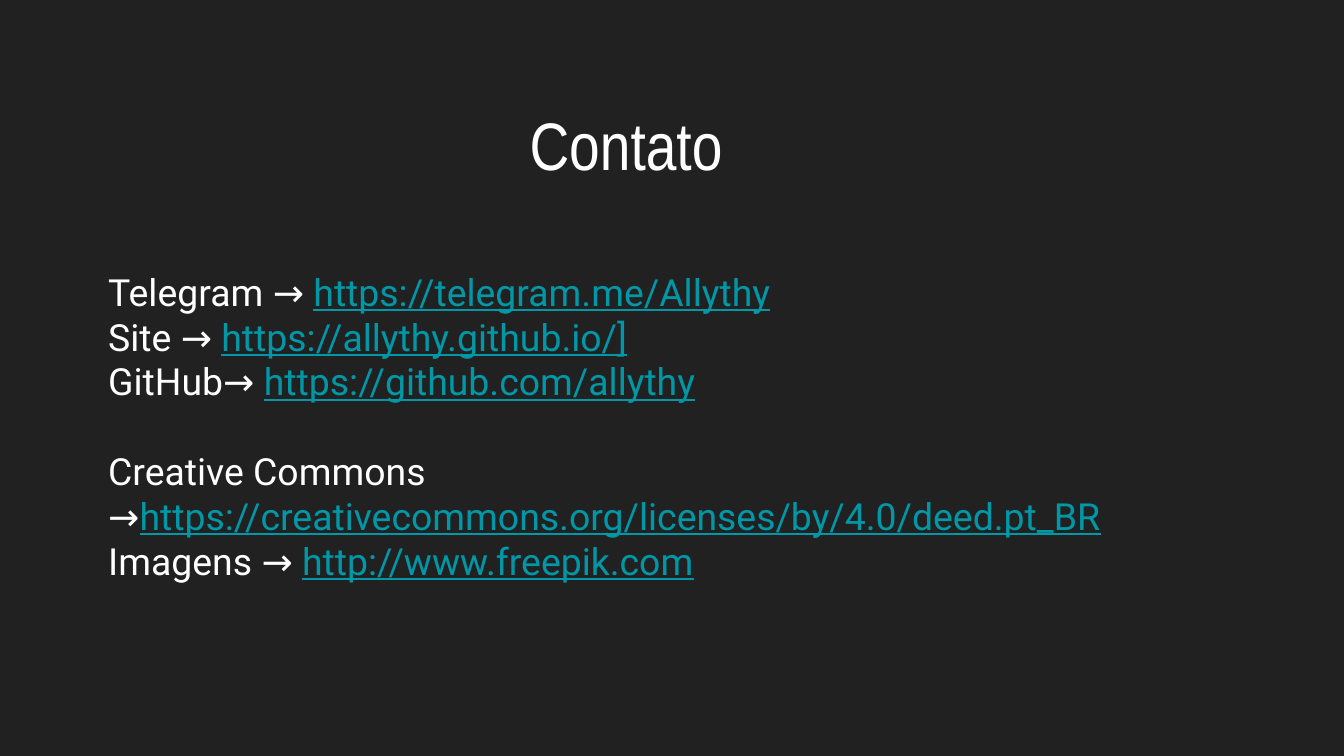
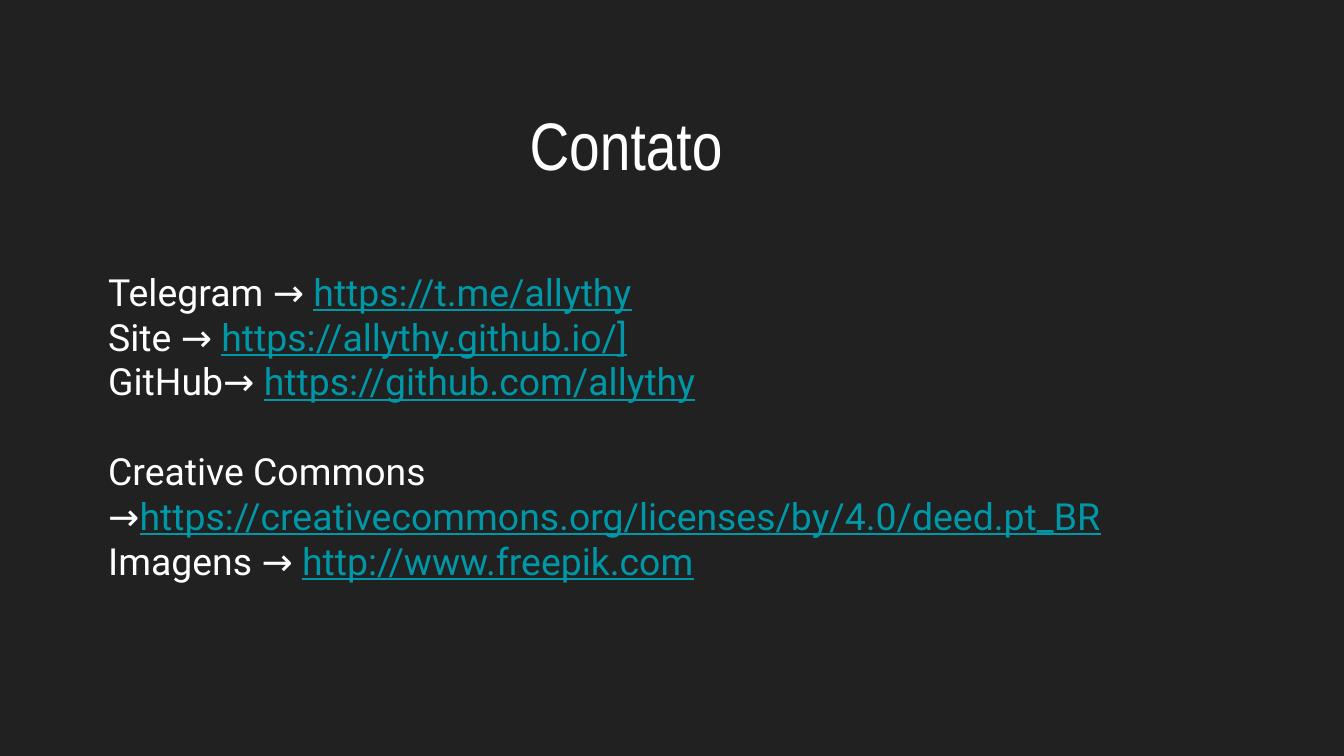
Before and after one commit to allythy/Palestras, a slide deck: slide 24 of Afinal de contas, o que é Software Livre/Sofware-Livre.odp. Drawn at 1344x756 pixels with LibreOffice and Linux fonts; fonts in the diff are those of the drawing. Boxes give left, top, right and bottom in pixels: in the first picture for what was removed or moved away, otherwise in the second. Text is boxed around its words. In the diff, an @@ line names an element or a change of style, - is before the commit and + after.

```diff
--- a/Afinal de contas, o que é Software Livre/Sofware-Livre.odp
+++ b/Afinal de contas, o que é Software Livre/Sofware-Livre.odp
@@ text at bbox=[108, 278, 631, 314]: text changed @@
-Telegram → https://telegram.me/Allythy
+Telegram → https://t.me/allythy
```
Also in this commit, not shown: 1 other file.
